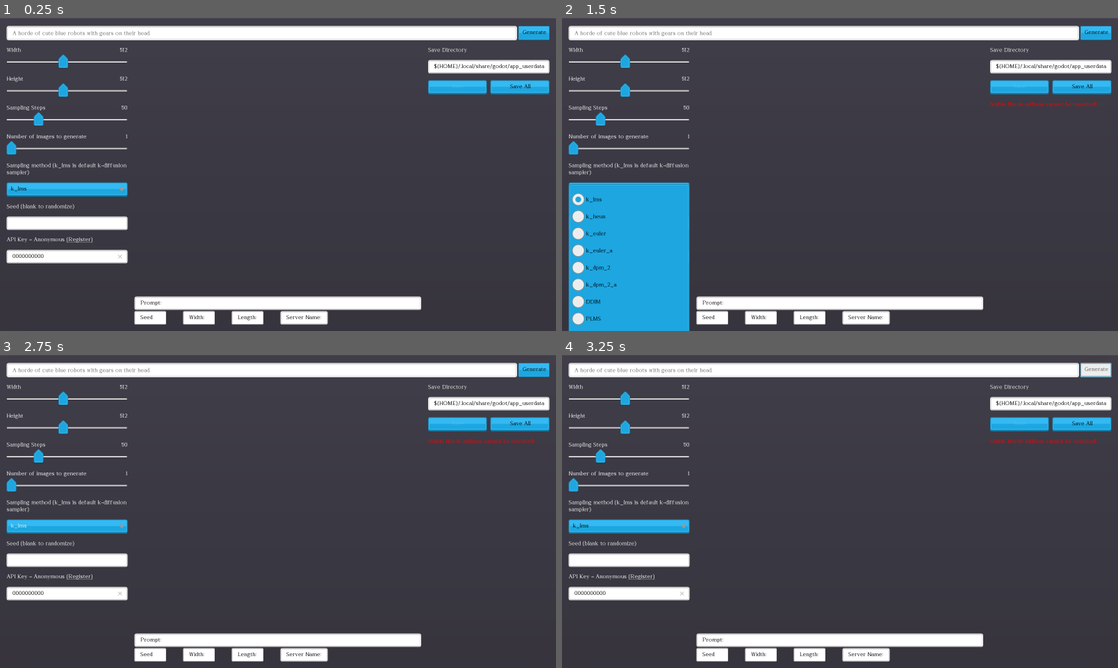
Above: before the commit, frames 1-4 (two rows, left to right).
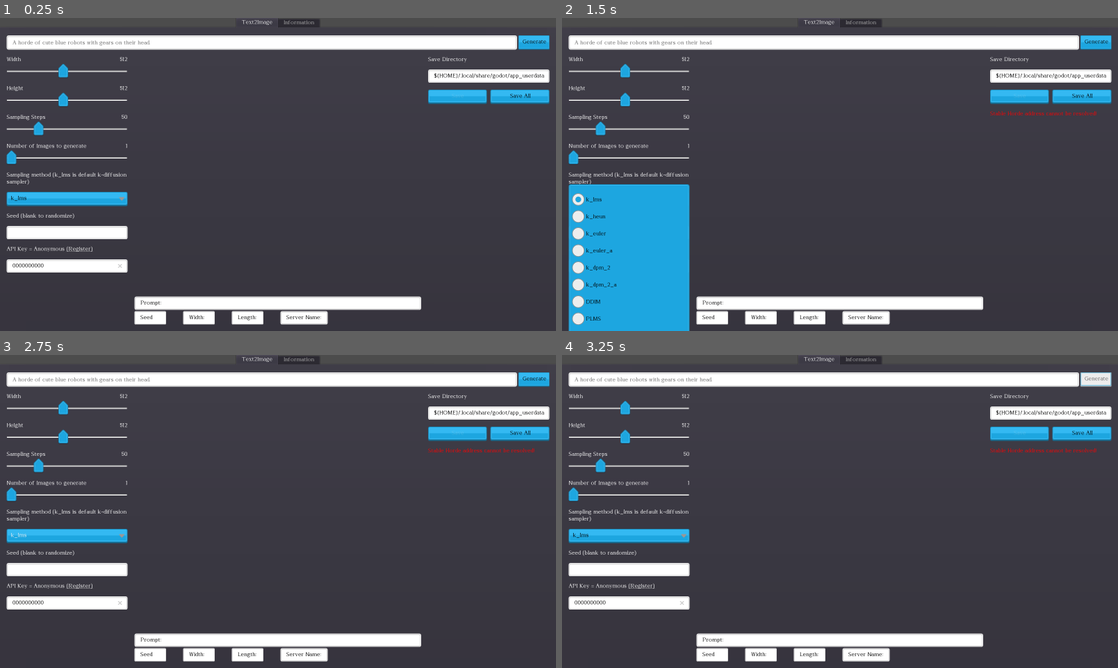
Above: after the commit, the same moments.

Repository: Haidra-Org/Lucid-Creations
Game: Godot game, scene res://StableHordeClient.tscn
Same seed, same stepped clock (60 frames per second), same inputs: the game is played once before the commit and once after it.
Inputs:
- Up to frame 1 (0.25 s): no input
- Up to frame 2 (1.5 s): click "Generate" at 0.5 s; click "k_lms" at 1.25 s
- Up to frame 3 (2.75 s): click "Save All" at 2 s
- Up to frame 4 (3.25 s): click "Generate" at 2.75 s

The runs differ from the first frame. In frame 1, 16% of the frame differs, in the area x 1-99%, y 0-82%; in frame 2, 12%; in frame 3, 16%; in frame 4, 16%.

Commit message:
feat: Export to itch.io

Diff:
--- /dev/null
+++ b/Consts.gd
@@ -0,0 +1,4 @@
+class_name ToolConsts
+extends Reference
+
+const VERSION := "1.0.0"
--- a/StableHordeClient.gd
+++ b/StableHordeClient.gd
@@ -32,6 +32,7 @@
 func _ready():
 	# warning-ignore:return_value_discarded
 	stable_horde_client.connect("images_generated",self, "_on_images_generated")
+	# warning-ignore:return_value_discarded
 	stable_horde_client.connect("request_failed",self, "_on_request_failed")
 	save_dir.connect("text_entered",self,"_on_savedir_entered")
 	save.connect("pressed", self, "_on_save_pressed")
@@ -70,7 +71,7 @@
 	var sampler_name = sampler_method.get_item_text(sampler_method.selected)
 	stable_horde_client.set("sampler_name", sampler_name)
 	globals.set_setting("sampler_name", sampler_name)
-	stable_horde_client.set("api_key", api_key.text)
+	stable_horde_client.set("", api_key.text)
 	globals.set_setting("api_key", api_key.text)
 	if line_edit.text != '':
 		stable_horde_client.prompt = line_edit.text
--- a/StableHordeClient.tscn
+++ b/StableHordeClient.tscn
@@ -1,26 +1,33 @@
-[gd_scene load_steps=5 format=2]
+[gd_scene load_steps=6 format=2]
 
 [ext_resource path="res://StableHordeClient.gd" type="Script" id=1]
 [ext_resource path="res://addons/stable_horde_client/stable_horde_client.gd" type="Script" id=2]
 [ext_resource path="res://theme/kenneyUI-blue.tres" type="Theme" id=3]
 [ext_resource path="res://ConfigSlider.tscn" type="PackedScene" id=5]
 
+[sub_resource type="GDScript" id=1]
+script/source = "extends Label
+
+func _ready():
+	text = \"Version: \" + ToolConsts.VERSION
+"
+
 [node name="TabContainer" type="TabContainer"]
 anchor_right = 1.0
 anchor_bottom = 1.0
 theme = ExtResource( 3 )
-tabs_visible = false
 script = ExtResource( 1 )
 
 [node name="StableHordeClient" type="HTTPRequest" parent="."]
 unique_name_in_owner = true
 script = ExtResource( 2 )
 
-[node name="MC" type="MarginContainer" parent="."]
+[node name="Text2Image" type="MarginContainer" parent="."]
+visible = false
 anchor_right = 1.0
 anchor_bottom = 1.0
 margin_left = 4.0
-margin_top = 8.0
+margin_top = 27.0
 margin_right = -4.0
 margin_bottom = -4.0
 custom_constants/margin_right = 15
@@ -28,18 +35,18 @@
 custom_constants/margin_left = 15
 custom_constants/margin_bottom = 15
 
-[node name="VBoxContainer" type="VBoxContainer" parent="MC"]
+[node name="VBoxContainer" type="VBoxContainer" parent="Text2Image"]
 margin_left = 15.0
 margin_top = 15.0
 margin_right = 1593.0
-margin_bottom = 873.0
+margin_bottom = 854.0
 custom_constants/separation = 20
 
-[node name="Generate" type="HBoxContainer" parent="MC/VBoxContainer"]
+[node name="Generate" type="HBoxContainer" parent="Text2Image/VBoxContainer"]
 margin_right = 1578.0
 margin_bottom = 41.0
 
-[node name="PromptLine" type="LineEdit" parent="MC/VBoxContainer/Generate"]
+[node name="PromptLine" type="LineEdit" parent="Text2Image/VBoxContainer/Generate"]
 unique_name_in_owner = true
 margin_right = 1485.0
 margin_bottom = 41.0
@@ -47,62 +54,62 @@
 clear_button_enabled = true
 placeholder_text = "A horde of cute blue robots with gears on their head."
 
-[node name="GenerateButton" type="Button" parent="MC/VBoxContainer/Generate"]
+[node name="GenerateButton" type="Button" parent="Text2Image/VBoxContainer/Generate"]
 unique_name_in_owner = true
 margin_left = 1489.0
 margin_right = 1578.32
 margin_bottom = 41.251
 text = "Generate"
 
-[node name="MainArea" type="HBoxContainer" parent="MC/VBoxContainer"]
+[node name="MainArea" type="HBoxContainer" parent="Text2Image/VBoxContainer"]
 margin_top = 61.0
 margin_right = 1578.0
-margin_bottom = 858.0
+margin_bottom = 839.0
 size_flags_horizontal = 3
 size_flags_vertical = 3
 custom_constants/separation = 20
 
-[node name="ControlsLeft" type="VBoxContainer" parent="MC/VBoxContainer/MainArea"]
-unique_name_in_owner = true
-margin_right = 192.0
-margin_bottom = 797.0
+[node name="ControlsLeft" type="VBoxContainer" parent="Text2Image/VBoxContainer/MainArea"]
+unique_name_in_owner = true
+margin_right = 192.0
+margin_bottom = 778.0
 size_flags_horizontal = 3
 custom_constants/separation = 20
 
-[node name="Width" parent="MC/VBoxContainer/MainArea/ControlsLeft" instance=ExtResource( 5 )]
+[node name="Width" parent="Text2Image/VBoxContainer/MainArea/ControlsLeft" instance=ExtResource( 5 )]
 unique_name_in_owner = true
 margin_right = 192.0
 margin_bottom = 63.0
 config_setting = "width"
 
-[node name="Height" parent="MC/VBoxContainer/MainArea/ControlsLeft" instance=ExtResource( 5 )]
+[node name="Height" parent="Text2Image/VBoxContainer/MainArea/ControlsLeft" instance=ExtResource( 5 )]
 unique_name_in_owner = true
 margin_top = 83.0
 margin_right = 192.0
 margin_bottom = 146.0
 config_setting = "height"
 
-[node name="ConfigSlider" parent="MC/VBoxContainer/MainArea/ControlsLeft" instance=ExtResource( 5 )]
+[node name="ConfigSlider" parent="Text2Image/VBoxContainer/MainArea/ControlsLeft" instance=ExtResource( 5 )]
 unique_name_in_owner = true
 margin_top = 166.0
 margin_right = 192.0
 margin_bottom = 229.0
 config_setting = "steps"
 
-[node name="Amount" parent="MC/VBoxContainer/MainArea/ControlsLeft" instance=ExtResource( 5 )]
+[node name="Amount" parent="Text2Image/VBoxContainer/MainArea/ControlsLeft" instance=ExtResource( 5 )]
 unique_name_in_owner = true
 margin_top = 249.0
 margin_right = 192.0
 margin_bottom = 332.0
 
-[node name="SamplerMethodLabel" type="Label" parent="MC/VBoxContainer/MainArea/ControlsLeft"]
+[node name="SamplerMethodLabel" type="Label" parent="Text2Image/VBoxContainer/MainArea/ControlsLeft"]
 margin_top = 352.0
 margin_right = 192.0
 margin_bottom = 409.0
 text = "Sampling method (k_lms is default k-diffusion sampler)"
 autowrap = true
 
-[node name="SamplerMethod" type="OptionButton" parent="MC/VBoxContainer/MainArea/ControlsLeft"]
+[node name="SamplerMethod" type="OptionButton" parent="Text2Image/VBoxContainer/MainArea/ControlsLeft"]
 unique_name_in_owner = true
 margin_top = 429.0
 margin_right = 192.0
@@ -111,20 +118,20 @@
 items = [ "k_lms", null, false, 0, null, "k_heun", null, false, 1, null, "k_euler", null, false, 2, null, "k_euler_a", null, false, 3, null, "k_dpm_2", null, false, 4, null, "k_dpm_2_a", null, false, 5, null, "DDIM", null, false, 6, null, "PLMS", null, false, 7, null ]
 selected = 0
 
-[node name="SeedLabel" type="Label" parent="MC/VBoxContainer/MainArea/ControlsLeft"]
+[node name="SeedLabel" type="Label" parent="Text2Image/VBoxContainer/MainArea/ControlsLeft"]
 margin_top = 490.0
 margin_right = 192.0
 margin_bottom = 527.0
 text = "Seed (blank to randomize)"
 autowrap = true
 
-[node name="Seed" type="LineEdit" parent="MC/VBoxContainer/MainArea/ControlsLeft"]
+[node name="Seed" type="LineEdit" parent="Text2Image/VBoxContainer/MainArea/ControlsLeft"]
 unique_name_in_owner = true
 margin_top = 547.0
 margin_right = 192.0
 margin_bottom = 585.434
 
-[node name="APIKeyLabel" type="RichTextLabel" parent="MC/VBoxContainer/MainArea/ControlsLeft"]
+[node name="APIKeyLabel" type="RichTextLabel" parent="Text2Image/VBoxContainer/MainArea/ControlsLeft"]
 unique_name_in_owner = true
 margin_top = 605.0
 margin_right = 192.0
@@ -134,20 +141,20 @@
 text = "API Key (Register)"
 fit_content_height = true
 
-[node name="APIKey" type="LineEdit" parent="MC/VBoxContainer/MainArea/ControlsLeft"]
+[node name="APIKey" type="LineEdit" parent="Text2Image/VBoxContainer/MainArea/ControlsLeft"]
 unique_name_in_owner = true
 margin_top = 643.0
 margin_right = 192.0
 margin_bottom = 681.434
 clear_button_enabled = true
 
-[node name="Display" type="VBoxContainer" parent="MC/VBoxContainer/MainArea"]
+[node name="Display" type="VBoxContainer" parent="Text2Image/VBoxContainer/MainArea"]
 unique_name_in_owner = true
 margin_left = 212.0
 margin_right = 1412.0
-margin_bottom = 797.0
-
-[node name="DisplayFocus" type="TextureRect" parent="MC/VBoxContainer/MainArea/Display"]
+margin_bottom = 778.0
+
+[node name="DisplayFocus" type="TextureRect" parent="Text2Image/VBoxContainer/MainArea/Display"]
 unique_name_in_owner = true
 visible = false
 margin_right = 1200.0
@@ -156,38 +163,38 @@
 expand = true
 stretch_mode = 4
 
-[node name="GridScroll" type="ScrollContainer" parent="MC/VBoxContainer/MainArea/Display"]
-unique_name_in_owner = true
-margin_right = 1200.0
-margin_bottom = 713.0
+[node name="GridScroll" type="ScrollContainer" parent="Text2Image/VBoxContainer/MainArea/Display"]
+unique_name_in_owner = true
+margin_right = 1200.0
+margin_bottom = 694.0
 rect_min_size = Vector2( 1200, 600 )
 size_flags_vertical = 3
 
-[node name="Grid" type="GridContainer" parent="MC/VBoxContainer/MainArea/Display/GridScroll"]
-unique_name_in_owner = true
-margin_right = 1200.0
-margin_bottom = 713.0
+[node name="Grid" type="GridContainer" parent="Text2Image/VBoxContainer/MainArea/Display/GridScroll"]
+unique_name_in_owner = true
+margin_right = 1200.0
+margin_bottom = 694.0
 size_flags_horizontal = 3
 size_flags_vertical = 3
 columns = 9
 
-[node name="ImagePrompt" type="LineEdit" parent="MC/VBoxContainer/MainArea/Display"]
-unique_name_in_owner = true
-margin_top = 717.0
-margin_right = 1200.0
-margin_bottom = 755.434
+[node name="ImagePrompt" type="LineEdit" parent="Text2Image/VBoxContainer/MainArea/Display"]
+unique_name_in_owner = true
+margin_top = 698.0
+margin_right = 1200.0
+margin_bottom = 736.434
 text = "Prompt:"
 editable = false
 expand_to_text_length = true
 
-[node name="ImageInfo" type="HBoxContainer" parent="MC/VBoxContainer/MainArea/Display"]
-unique_name_in_owner = true
-margin_top = 759.0
-margin_right = 1200.0
-margin_bottom = 797.0
+[node name="ImageInfo" type="HBoxContainer" parent="Text2Image/VBoxContainer/MainArea/Display"]
+unique_name_in_owner = true
+margin_top = 740.0
+margin_right = 1200.0
+margin_bottom = 778.0
 custom_constants/separation = 50
 
-[node name="ImageSeed" type="LineEdit" parent="MC/VBoxContainer/MainArea/Display/ImageInfo"]
+[node name="ImageSeed" type="LineEdit" parent="Text2Image/VBoxContainer/MainArea/Display/ImageInfo"]
 unique_name_in_owner = true
 margin_right = 90.8655
 margin_bottom = 38.4343
@@ -195,7 +202,7 @@
 editable = false
 expand_to_text_length = true
 
-[node name="ImageWidth" type="LineEdit" parent="MC/VBoxContainer/MainArea/Display/ImageInfo"]
+[node name="ImageWidth" type="LineEdit" parent="Text2Image/VBoxContainer/MainArea/Display/ImageInfo"]
 unique_name_in_owner = true
 margin_left = 140.0
 margin_right = 230.866
@@ -204,7 +211,7 @@
 editable = false
 expand_to_text_length = true
 
-[node name="ImageLength" type="LineEdit" parent="MC/VBoxContainer/MainArea/Display/ImageInfo"]
+[node name="ImageLength" type="LineEdit" parent="Text2Image/VBoxContainer/MainArea/Display/ImageInfo"]
 unique_name_in_owner = true
 margin_left = 280.0
 margin_right = 370.866
@@ -213,7 +220,7 @@
 editable = false
 expand_to_text_length = true
 
-[node name="ServerName" type="LineEdit" parent="MC/VBoxContainer/MainArea/Display/ImageInfo"]
+[node name="ServerName" type="LineEdit" parent="Text2Image/VBoxContainer/MainArea/Display/ImageInfo"]
 unique_name_in_owner = true
 margin_left = 420.0
 margin_right = 555.865
@@ -222,33 +229,33 @@
 editable = false
 expand_to_text_length = true
 
-[node name="ControlsRight" type="VBoxContainer" parent="MC/VBoxContainer/MainArea"]
+[node name="ControlsRight" type="VBoxContainer" parent="Text2Image/VBoxContainer/MainArea"]
 unique_name_in_owner = true
 margin_left = 1432.0
 margin_right = 1578.0
-margin_bottom = 797.0
+margin_bottom = 778.0
 size_flags_horizontal = 3
 custom_constants/separation = 20
 
-[node name="SaveDirLabel" type="Label" parent="MC/VBoxContainer/MainArea/ControlsRight"]
+[node name="SaveDirLabel" type="Label" parent="Text2Image/VBoxContainer/MainArea/ControlsRight"]
 margin_right = 146.0
 margin_bottom = 17.0
 text = "Save Directory"
 autowrap = true
 
-[node name="SaveDir" type="LineEdit" parent="MC/VBoxContainer/MainArea/ControlsRight"]
+[node name="SaveDir" type="LineEdit" parent="Text2Image/VBoxContainer/MainArea/ControlsRight"]
 unique_name_in_owner = true
 margin_top = 37.0
 margin_right = 146.0
 margin_bottom = 75.4343
 
-[node name="SaveButtons" type="HBoxContainer" parent="MC/VBoxContainer/MainArea/ControlsRight"]
+[node name="SaveButtons" type="HBoxContainer" parent="Text2Image/VBoxContainer/MainArea/ControlsRight"]
 margin_top = 95.0
 margin_right = 146.0
 margin_bottom = 136.0
 custom_constants/separation = 10
 
-[node name="Save" type="Button" parent="MC/VBoxContainer/MainArea/ControlsRight/SaveButtons"]
+[node name="Save" type="Button" parent="Text2Image/VBoxContainer/MainArea/ControlsRight/SaveButtons"]
 unique_name_in_owner = true
 margin_right = 56.3241
 margin_bottom = 41.251
@@ -256,7 +263,7 @@
 disabled = true
 text = "Save"
 
-[node name="SaveAll" type="Button" parent="MC/VBoxContainer/MainArea/ControlsRight/SaveButtons"]
+[node name="SaveAll" type="Button" parent="Text2Image/VBoxContainer/MainArea/ControlsRight/SaveButtons"]
 unique_name_in_owner = true
 margin_left = 66.0
 margin_right = 146.324
@@ -264,12 +271,36 @@
 size_flags_horizontal = 3
 text = "Save All"
 
-[node name="StatusText" type="Label" parent="MC/VBoxContainer/MainArea/ControlsRight"]
+[node name="StatusText" type="Label" parent="Text2Image/VBoxContainer/MainArea/ControlsRight"]
 unique_name_in_owner = true
 margin_top = 156.0
 margin_right = 146.0
 margin_bottom = 173.0
 autowrap = true
 
-[connection signal="meta_clicked" from="MC/VBoxContainer/MainArea/ControlsLeft/APIKeyLabel" to="." method="_on_APIKeyLabel_meta_clicked"]
-[connection signal="text_changed" from="MC/VBoxContainer/MainArea/ControlsLeft/APIKey" to="." method="_on_APIKey_text_changed"]
+[node name="Information" type="MarginContainer" parent="."]
+anchor_right = 1.0
+anchor_bottom = 1.0
+margin_left = 4.0
+margin_top = 35.0
+margin_right = -4.0
+margin_bottom = -4.0
+custom_constants/margin_right = 15
+custom_constants/margin_top = 15
+custom_constants/margin_left = 15
+custom_constants/margin_bottom = 15
+
+[node name="VBoxContainer" type="VBoxContainer" parent="Information"]
+margin_left = 15.0
+margin_top = 15.0
+margin_right = 1577.0
+margin_bottom = 846.0
+
+[node name="Version" type="Label" parent="Information/VBoxContainer"]
+margin_right = 1562.0
+margin_bottom = 17.0
+text = "Version:"
+script = SubResource( 1 )
+
+[connection signal="meta_clicked" from="Text2Image/VBoxContainer/MainArea/ControlsLeft/APIKeyLabel" to="." method="_on_APIKeyLabel_meta_clicked"]
+[connection signal="text_changed" from="Text2Image/VBoxContainer/MainArea/ControlsLeft/APIKey" to="." method="_on_APIKey_text_changed"]
--- a/project.godot
+++ b/project.godot
@@ -23,11 +23,17 @@
 "class": "StableHordeClient",
 "language": "GDScript",
 "path": "res://addons/stable_horde_client/stable_horde_client.gd"
+}, {
+"base": "Reference",
+"class": "ToolConsts",
+"language": "GDScript",
+"path": "res://Consts.gd"
 } ]
 _global_script_class_icons={
 "AIImageTexture": "",
 "GridTextureRect": "",
-"StableHordeClient": ""
+"StableHordeClient": "",
+"ToolConsts": ""
 }
 
 [application]
Not shown, added: export_presets.cfg
Not shown, added: .github/FUNDING.yml
Not shown, added: .github/workflows/main.yml
Not shown, changed: README.md
